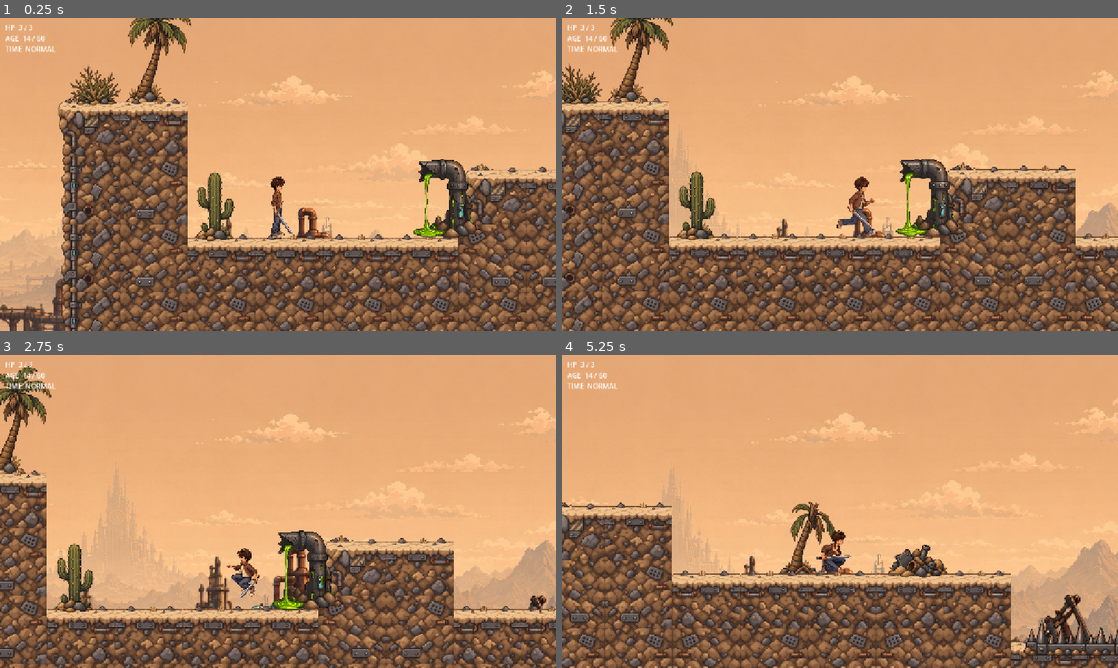
Above: before the commit, frames 1-4 (two rows, left to right).
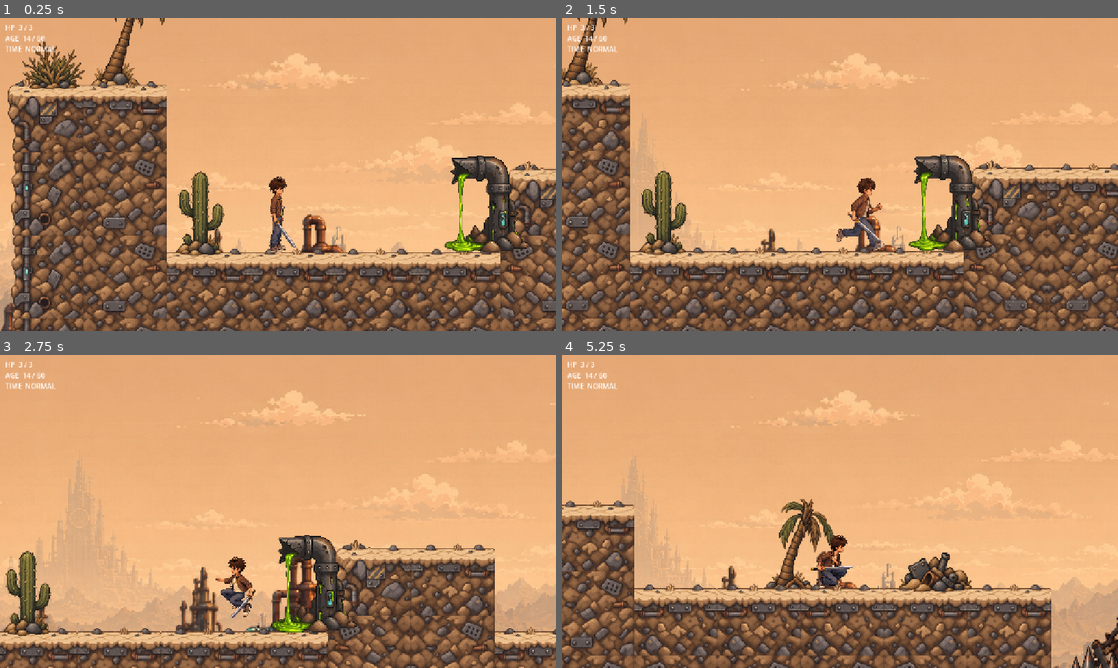
Above: after the commit, the same moments.

Repository: Zeyadzahran/years-to-spare
Game: Godot game, scene res://src/levels/level_01.tscn
The game is run twice, just before and just after one commit, with the same random seed, the same clock (stepped at 60 frames per second) and the same inputs. This scene is started directly instead of the project's main scene.
Inputs:
- Up to frame 1 (0.25 s): no input
- Up to frame 2 (1.5 s): tap Enter at 0.5 s; hold D (move_right) from 0.53 s (still down); tap J (attack) at 0.6 s; tap Space (jump) at 0.77 s; tap S (crouch) at 1.35 s
- Up to frame 3 (2.75 s): tap Space (jump) at 1.52 s; release D (move_right) at 2.03 s; hold A (move_left) from 2.03 s (still down); tap E (time_rewind) at 2.1 s
- Up to frame 4 (5.25 s): release A (move_left) at 2.78 s; hold D (move_right) 2.78-4.28 s; tap Shift (time_slow) at 2.85 s; tap Space (jump) at 3.02, 3.77, 4.52 s; tap Q (time_stop) at 3.6 s; hold A (move_left) 4.28-5.03 s; tap J (attack) at 4.35 s; hold D (move_right) from 5.03 s (still down); hold S (crouch) from 5.03 s (still down)

The runs differ from the first frame. In frame 1, 45% of the frame differs, in the area x 0-100%, y 0-100%; in frame 2, 41%; in frame 3, 32%; in frame 4, 31%.

Commit message:
Run fullscreen and bring the camera closer to the player

Diff:
--- a/project.godot
+++ b/project.godot
@@ -27,6 +27,7 @@
 
 window/size/viewport_width=1280
 window/size/viewport_height=720
+window/size/mode=3
 window/stretch/mode="canvas_items"
 window/stretch/aspect="expand"
 
--- a/src/actors/player/player.tscn
+++ b/src/actors/player/player.tscn
@@ -72,7 +72,7 @@
 
 [node name="Camera2D" type="Camera2D" parent="." unique_id=2118849440]
 position = Vector2(0, -110)
-zoom = Vector2(1.3, 1.3)
+zoom = Vector2(1.6, 1.6)
 position_smoothing_enabled = true
 position_smoothing_speed = 8.0
 
